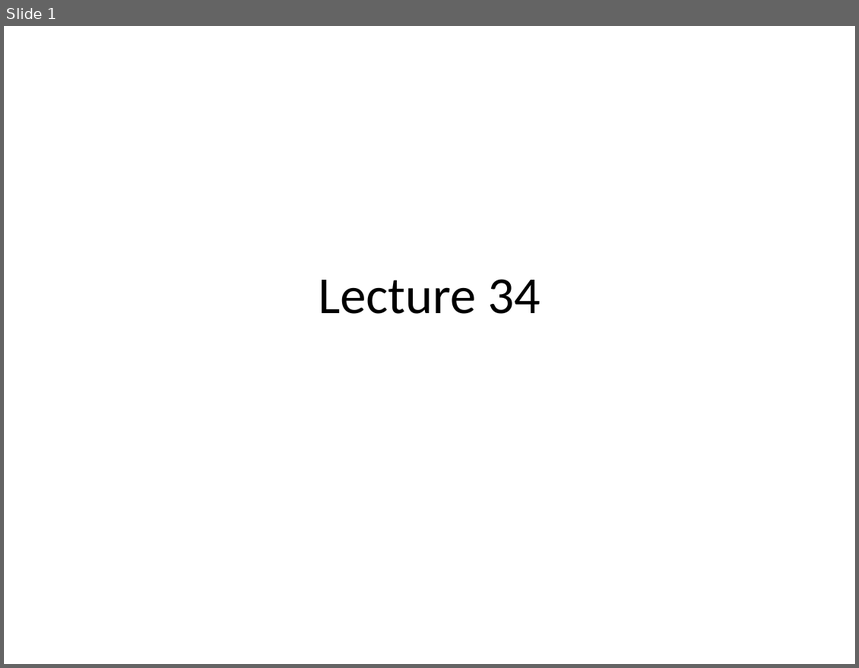
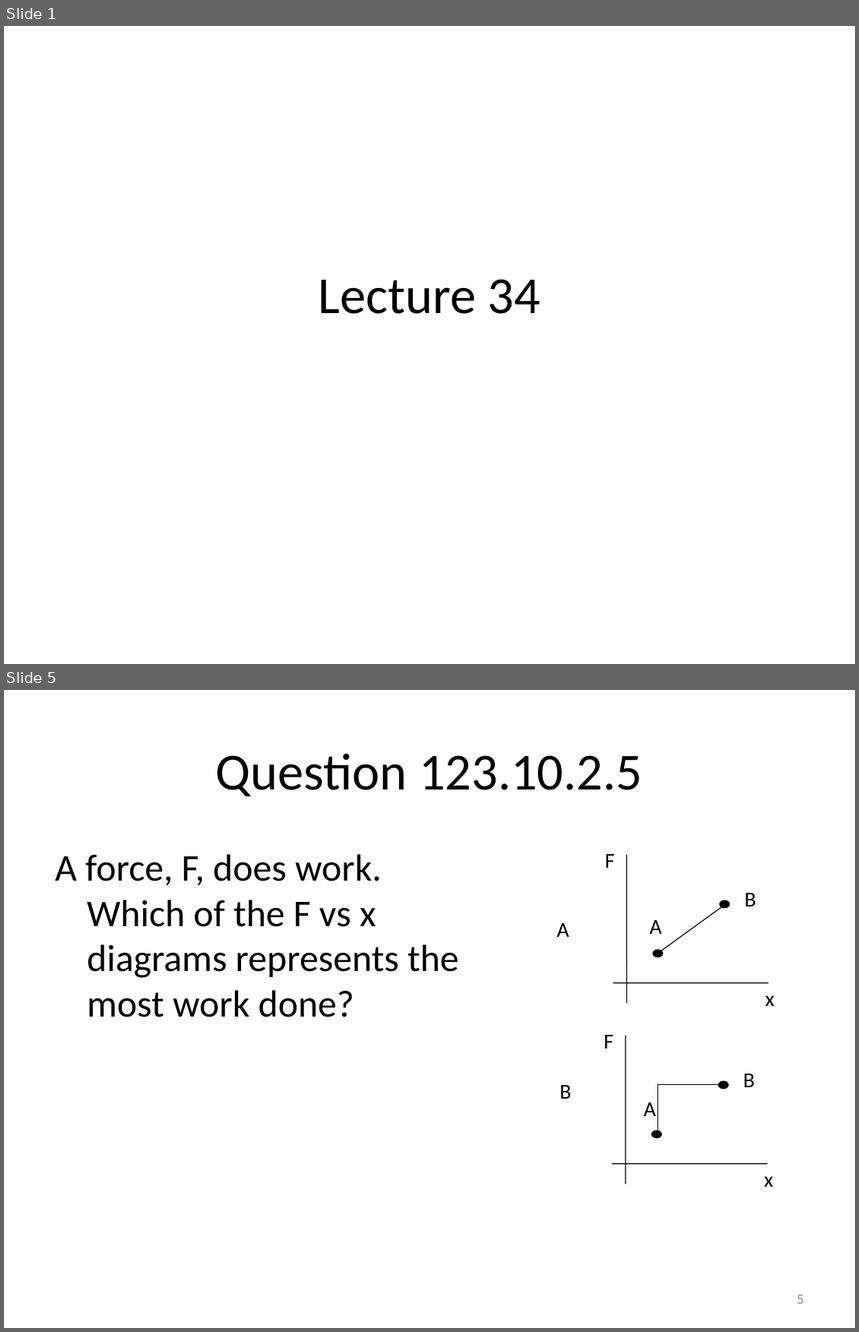
Before and after one commit to rtlines/Introductory-Physics-II, a slide deck: Lecture_Slides/PH 123 Lecture 34.pptx. Shown one above the other, each under a label of ours: slide 1 before the commit, slides 1 and 5 after it; the slides between them are not shown. The pictures are 859x668 and 859x1332 pixels, drawn with LibreOffice and Linux fonts; fonts in the diff are those of the drawing. Boxes give left, top, right and bottom in pixels: in the first picture for what was removed or moved away, otherwise in the second. Text is boxed around its words. In the diff, an @@ line names an element or a change of style, - is before the commit and + after.

```diff
--- a/Lecture_Slides/PH 123 Lecture 34.pptx
+++ b/Lecture_Slides/PH 123 Lecture 34.pptx
@@ slide 5 added at [4,690,855,1328], background #FFFFFF @@
@@ title added at [216,753,642,796], 44 pt, text #000000 @@
+Question 123.10.2.5
@@ text added at [55,854,459,1018], 32 pt, text #000000 @@
+A force, F, does work. Which of the F vs x diagrams represents the most work done?
@@ text added at [557,923,569,937], 18 pt, text #000000 @@
+A
@@ group added at [605,854,775,1006]: 4 texts, 3 lines, 2 ellipses @@
+x
+F
+B
+A
@@ text added at [604,1035,614,1049], 18 pt, text #000000 @@
+F
@@ line added from (626, 1036) to (626, 1185), #000000 0.75 pt @@
@@ text added at [743,1074,755,1087], 18 pt, text #000000 @@
+B
@@ text added at [560,1085,571,1099], 18 pt, text #000000 @@
+B
@@ freeform shape added at [658,1085,721,1135], outline #000000 0.75 pt @@
@@ ellipse added at [718,1081,729,1089], fill #000000 @@
@@ text added at [644,1103,656,1116], 18 pt, text #000000 @@
+A
@@ ellipse added at [652,1130,663,1138], fill #000000 @@
@@ line added from (612, 1164) to (768, 1164), #000000 0.75 pt @@
@@ text added at [764,1176,773,1187], 18 pt, text #000000 @@
+x
@@ page number added at [797,1295,804,1304], 12 pt, text #8C8C8C @@
+5
```
Also in this commit, not shown: 23 other slides added, 38 other files.
